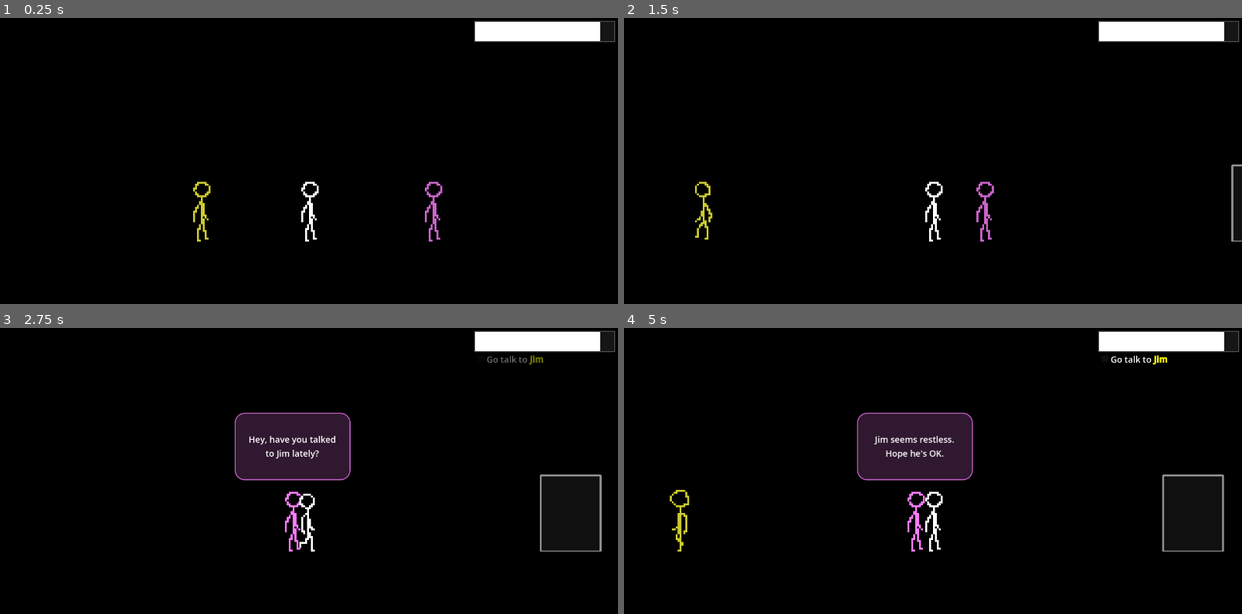
Above: before the commit, frames 1-4 (two rows, left to right).
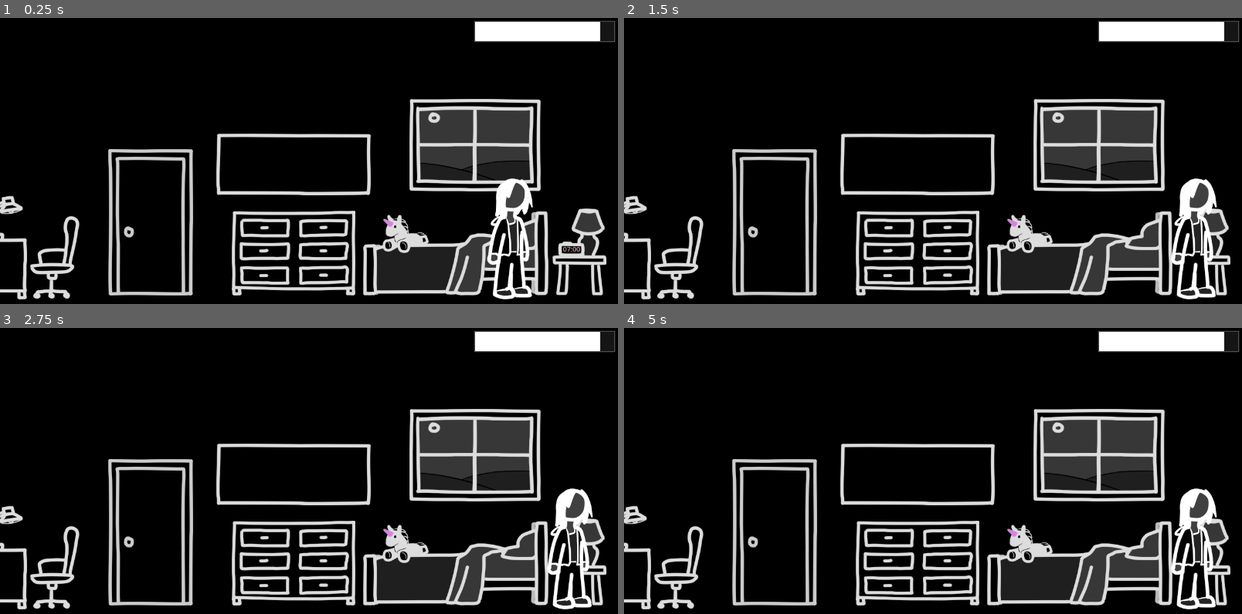
Above: after the commit, the same moments.

Repository: Fuzzlewuzzlekins/lysander-gdscript
Game: Godot game, scene res://levels/bedroom.tscn
The game is run twice, just before and just after one commit, with the same random seed, the same clock (stepped at 60 frames per second) and the same inputs. Before the commit the project starts from res://levels/test_scene.tscn.
Inputs (mouse positions are in pixels of both pictures, inside the frame that each line leads up to):
- Up to frame 1 (0.25 s): no input
- Up to frame 2 (1.5 s): tap Enter at 0.5 s; hold Right (move_right) 0.53-1.28 s; tap E (interact) at 0.6, 1.35 s; hold Down (sit_down) from 1.28 s (still down)
- Up to frame 3 (2.75 s): release Down (sit_down) at 2.03 s; hold Right (move_right) from 2.03 s (still down); tap Shift (toggle_sit) at 2.1 s; tap E (interact) at 2.3 s
- Up to frame 4 (5 s): release Right (move_right) at 2.75 s; click (1167, 359) at 2.75 s, where only the run before the commit has a clickable "Go talk to [b][color=yellow]J…"; click (1167, 359) at 3.5 s, where only the run before the commit has a clickable "Go talk to [b][color=yellow]J…"; tap Space at 4.25 s; hold Up (stand_up) from 4.28 s (still down); tap E (interact) at 4.35 s

The runs differ from the first frame. In frame 1, 21% of the frame differs, in the area x 0-99%, y 28-99%; in frame 2, 21%; in frame 3, 25%; in frame 4, 25%, in the area x 0-99%, y 9-99%.

Commit message:
Build first draft of bedroom, living room scenes

Diff:
--- a/elements/dialogue_box.tscn
+++ b/elements/dialogue_box.tscn
@@ -28,9 +28,9 @@
 anchor_right = 0.5
 anchor_bottom = 1.0
 offset_left = -100.0
-offset_top = -200.0
+offset_top = -232.0
 offset_right = 100.0
-offset_bottom = -100.0
+offset_bottom = -132.0
 grow_horizontal = 2
 grow_vertical = 0
 theme_override_styles/panel = SubResource("StyleBoxFlat_n23yb")
--- a/elements/exit.gd
+++ b/elements/exit.gd
@@ -15,6 +15,7 @@
 
 
 func _ready() -> void:
+	modulate.a = dullness
 	$Label.modulate.a = 0.0
 
 
@@ -26,7 +27,7 @@
 			if task.turn_in == self:
 				turn_in.emit(task)
 		# If not locked, let player change scene
-		if !lock_message:
+		if prerequisites.size() == 0 and !lock_message:
 			get_tree().change_scene_to_packed(next_scene)
 
 
--- a/elements/exit.tscn
+++ b/elements/exit.tscn
@@ -15,7 +15,7 @@
 corner_radius_top_right = 2
 
 [sub_resource type="RectangleShape2D" id="RectangleShape2D_mlcv5"]
-size = Vector2(128, 160)
+size = Vector2(144, 288)
 
 [node name="Exit" type="Area2D"]
 script = ExtResource("1_6sfst")
--- a/elements/hud.gd
+++ b/elements/hud.gd
@@ -19,15 +19,16 @@
 
 
 func _on_entity_turn_in(task: CheckBox) -> void:
-	# Spend energy
+	# Spend energy, kill warn animation
+	task_current_warning = null
+	if task_warn_tween:
+		task_warn_tween.kill()
+		task_warn_tween = null
 	Gamestate.current_energy -= task.energy_cost
 	$TopRightPanel/EnergyBarBase.value = Gamestate.current_energy
 	$TopRightPanel/EnergyBarBase.self_modulate = Color.WHITE
 	$TopRightPanel/EnergyBarBase/EnergyBarOverlay.value = Gamestate.current_energy
-	task_current_warning = null
-	if task_warn_tween:
-		task_warn_tween.kill()
-		task_warn_tween = null
+	task.modulate.a = 1.0
 	# Clear task
 	Gamestate.active_tasks.erase(task)
 	task.button_pressed = true
@@ -45,7 +46,9 @@
 		$TopRightPanel/EnergyBarBase/EnergyBarOverlay.value -= task.energy_cost
 		task_warn_tween = get_tree().create_tween().set_loops()
 		task_warn_tween.tween_property($TopRightPanel/EnergyBarBase, "self_modulate:a", 0.0, 0.5)
+		task_warn_tween.parallel().tween_property(task, "modulate:a", 0.5, 0.5)
 		task_warn_tween.tween_property($TopRightPanel/EnergyBarBase, "self_modulate:a", 1.0, 0.5)
+		task_warn_tween.parallel().tween_property(task, "modulate:a", 1.0, 0.5)
 		if task.energy_cost > Gamestate.current_energy:
 			$TopRightPanel/EnergyBarBase.self_modulate = Color.RED
 	elif task.energy_cost < 0:
@@ -53,16 +56,19 @@
 		$TopRightPanel/EnergyBarBase.value -= task.energy_cost
 		task_warn_tween = get_tree().create_tween().set_loops()
 		task_warn_tween.tween_property($TopRightPanel/EnergyBarBase, "self_modulate:a", 0.0, 0.5)
+		task_warn_tween.parallel().tween_property(task, "modulate:a", 0.5, 0.5)
 		task_warn_tween.tween_property($TopRightPanel/EnergyBarBase, "self_modulate:a", 1.0, 0.5)
+		task_warn_tween.parallel().tween_property(task, "modulate:a", 1.0, 0.5)
 		$TopRightPanel/EnergyBarBase.self_modulate = Color.GREEN
 
 
 func _on_entity_turn_in_unwarn(task: CheckBox) -> void:
 	if task_current_warning == task:
 		task_current_warning = null
+		if task_warn_tween:
+			task_warn_tween.kill()
+			task_warn_tween = null
 		$TopRightPanel/EnergyBarBase.value = Gamestate.current_energy
 		$TopRightPanel/EnergyBarBase.self_modulate = Color.WHITE
 		$TopRightPanel/EnergyBarBase/EnergyBarOverlay.value = Gamestate.current_energy
-		if task_warn_tween:
-			task_warn_tween.kill()
-			task_warn_tween = null
+		task.modulate.a = 1.0
--- a/elements/npc.tscn
+++ b/elements/npc.tscn
@@ -145,7 +145,7 @@
 }]
 
 [sub_resource type="RectangleShape2D" id="RectangleShape2D_i3pqv"]
-size = Vector2(64, 128)
+size = Vector2(96, 248)
 
 [node name="NPC" type="Area2D"]
 script = ExtResource("1_xxcha")
--- a/elements/player.gd
+++ b/elements/player.gd
@@ -12,7 +12,8 @@
 
 
 func _ready() -> void:
-	var background = get_parent().find_child("Background")
+	#var background = get_parent().find_child("Background")
+	var background = get_tree().current_scene.find_child("Background")
 	if background:
 		scene_bound_right = (background as ColorRect).size.x
 		print("Found Background of width: %f", scene_bound_right)
--- a/elements/player.tscn
+++ b/elements/player.tscn
@@ -144,7 +144,7 @@
 }]
 
 [sub_resource type="RectangleShape2D" id="RectangleShape2D_i3pqv"]
-size = Vector2(64, 128)
+size = Vector2(96, 256)
 
 [node name="Player" type="Area2D"]
 script = ExtResource("1_onrkg")
--- a/elements/task.tscn
+++ b/elements/task.tscn
@@ -3,17 +3,17 @@
 [ext_resource type="Script" uid="uid://bjyhhxc2ovsw6" path="res://elements/task.gd" id="1_3qm7i"]
 
 [node name="Task" type="CheckBox"]
-offset_right = 256.0
+offset_right = 288.0
 offset_bottom = 32.0
 theme_override_font_sizes/font_size = 18
 button_mask = 0
 expand_icon = true
 script = ExtResource("1_3qm7i")
 
-[node name="RichTextLabel" type="RichTextLabel" parent="."]
+[node name="Label" type="RichTextLabel" parent="."]
 layout_mode = 0
 offset_left = 24.0
-offset_right = 256.0
+offset_right = 288.0
 offset_bottom = 32.0
 theme_override_font_sizes/normal_font_size = 18
 theme_override_font_sizes/bold_font_size = 18
--- /dev/null
+++ b/levels/bedroom.tscn
@@ -0,0 +1,143 @@
+[gd_scene load_steps=18 format=3 uid="uid://cckhdrlnfx5c7"]
+
+[ext_resource type="PackedScene" uid="uid://cds4k72xvmuhp" path="res://elements/exit.tscn" id="1_y2yle"]
+[ext_resource type="PackedScene" uid="uid://d0dn1m0mgpbha" path="res://levels/living_room.tscn" id="2_y2yle"]
+[ext_resource type="Texture2D" uid="uid://mfliidafjdvl" path="res://assets/door.png" id="3_kajri"]
+[ext_resource type="Texture2D" uid="uid://dvsv8dpmihmei" path="res://assets/mirror.png" id="4_m4o02"]
+[ext_resource type="Texture2D" uid="uid://c71hgk2afj1va" path="res://assets/window_morning.png" id="5_7dtq1"]
+[ext_resource type="Texture2D" uid="uid://cpyfimd8kc7ja" path="res://assets/dresser.png" id="6_7cjcd"]
+[ext_resource type="Texture2D" uid="uid://nccosl28nyxu" path="res://assets/bed_back.png" id="7_nl1ow"]
+[ext_resource type="Texture2D" uid="uid://bm0lamrqlngmj" path="res://assets/bed.png" id="8_eaqy0"]
+[ext_resource type="Texture2D" uid="uid://rihcyducdja0" path="res://assets/plush.png" id="9_cihrr"]
+[ext_resource type="Texture2D" uid="uid://b44742yx7v4lj" path="res://assets/end_table.png" id="10_feehn"]
+[ext_resource type="Texture2D" uid="uid://bq4r6gh84io6e" path="res://assets/alarm.png" id="11_p4vkl"]
+[ext_resource type="PackedScene" uid="uid://bfhhyigp58xxk" path="res://elements/player.tscn" id="12_mkqlh"]
+[ext_resource type="Texture2D" uid="uid://cw0xjeni01nll" path="res://assets/lysander_idle_temp.png" id="13_lwrpj"]
+[ext_resource type="Texture2D" uid="uid://b2ob5eq03tysd" path="res://assets/desk.png" id="14_sofmq"]
+[ext_resource type="Texture2D" uid="uid://dlny5mgi7r2oh" path="res://assets/desk_chair.png" id="15_1f4of"]
+[ext_resource type="PackedScene" uid="uid://b36tyxmpgb1cq" path="res://elements/dialogue_box.tscn" id="16_ipsgu"]
+[ext_resource type="PackedScene" uid="uid://bue6448e60wtb" path="res://elements/hud.tscn" id="17_pekuo"]
+
+[node name="Bedroom" type="Node2D"]
+
+[node name="Background" type="ColorRect" parent="."]
+offset_right = 1344.0
+offset_bottom = 800.0
+color = Color(0, 0, 0, 1)
+
+[node name="SceneElements" type="Node" parent="."]
+
+[node name="Exit" parent="SceneElements" node_paths=PackedStringArray("target_player") instance=ExtResource("1_y2yle")]
+position = Vector2(376, 424)
+target_player = NodePath("../Player")
+next_scene = ExtResource("2_y2yle")
+next_scene_hint = "Living room"
+metadata/_edit_group_ = true
+
+[node name="Panel" parent="SceneElements/Exit" index="1"]
+visible = false
+
+[node name="CollisionShape2D" parent="SceneElements/Exit" index="2"]
+position = Vector2(0, 8)
+
+[node name="Label" parent="SceneElements/Exit" index="3"]
+offset_top = -176.0
+offset_bottom = -153.0
+
+[node name="Door" type="Sprite2D" parent="SceneElements/Exit"]
+texture = ExtResource("3_kajri")
+
+[node name="Mirror" type="Sprite2D" parent="SceneElements"]
+modulate = Color(0.8666667, 0.8666667, 0.8666667, 1)
+position = Vector2(672, 304)
+texture = ExtResource("4_m4o02")
+
+[node name="WindowMorning" type="Sprite2D" parent="SceneElements"]
+modulate = Color(0.8666667, 0.8666667, 0.8666667, 1)
+position = Vector2(1048, 264)
+texture = ExtResource("5_7dtq1")
+
+[node name="Dresser" type="Sprite2D" parent="SceneElements"]
+modulate = Color(0.8666667, 0.8666667, 0.8666667, 1)
+position = Vector2(672, 488)
+texture = ExtResource("6_7cjcd")
+
+[node name="BedBack" type="Sprite2D" parent="SceneElements"]
+modulate = Color(0.73333335, 0.73333335, 0.73333335, 1)
+position = Vector2(1008, 488)
+texture = ExtResource("7_nl1ow")
+
+[node name="Bed" type="Sprite2D" parent="SceneElements"]
+modulate = Color(0.8666667, 0.8666667, 0.8666667, 1)
+position = Vector2(1008, 488)
+texture = ExtResource("8_eaqy0")
+
+[node name="Plush" type="Sprite2D" parent="SceneElements"]
+modulate = Color(0.8666667, 0.8666667, 0.8666667, 1)
+position = Vector2(904, 448)
+texture = ExtResource("9_cihrr")
+
+[node name="EndTable" type="Sprite2D" parent="SceneElements"]
+modulate = Color(0.8666667, 0.8666667, 0.8666667, 1)
+position = Vector2(1264, 480)
+texture = ExtResource("10_feehn")
+
+[node name="Alarm" type="Sprite2D" parent="SceneElements"]
+modulate = Color(0.8666667, 0.8666667, 0.8666667, 1)
+position = Vector2(1248, 480)
+texture = ExtResource("11_p4vkl")
+
+[node name="Label" type="Label" parent="SceneElements/Alarm"]
+modulate = Color(1, 0.735357, 0.735357, 1)
+anchors_preset = 8
+anchor_left = 0.5
+anchor_top = 0.5
+anchor_right = 0.5
+anchor_bottom = 0.5
+offset_left = -52.5
+offset_top = -27.5
+offset_right = -11.5
+offset_bottom = -4.5
+grow_horizontal = 2
+grow_vertical = 2
+theme_override_font_sizes/font_size = 14
+text = "07:00"
+horizontal_alignment = 1
+vertical_alignment = 1
+
+[node name="Player" parent="SceneElements" instance=ExtResource("12_mkqlh")]
+position = Vector2(1120, 456)
+metadata/_edit_group_ = true
+
+[node name="AnimatedSprite2D" parent="SceneElements/Player" index="0"]
+visible = false
+
+[node name="LysanderIdleTemp" type="Sprite2D" parent="SceneElements/Player"]
+texture = ExtResource("13_lwrpj")
+
+[node name="Camera2D" type="Camera2D" parent="SceneElements/Player"]
+limit_left = 0
+limit_top = 0
+limit_right = 1344
+limit_bottom = 800
+
+[node name="Desk" type="Sprite2D" parent="SceneElements"]
+modulate = Color(0.8666667, 0.8666667, 0.8666667, 1)
+position = Vector2(64, 472)
+texture = ExtResource("14_sofmq")
+
+[node name="DeskChair" type="Sprite2D" parent="SceneElements"]
+modulate = Color(0.8666667, 0.8666667, 0.8666667, 1)
+position = Vector2(176, 496)
+texture = ExtResource("15_1f4of")
+
+[node name="DialogueBox" parent="." instance=ExtResource("16_ipsgu")]
+
+[node name="HUD" parent="." instance=ExtResource("17_pekuo")]
+
+[connection signal="highlight" from="SceneElements/Player" to="SceneElements/Exit" method="_on_player_highlight"]
+[connection signal="interact" from="SceneElements/Player" to="SceneElements/Exit" method="_on_player_interact"]
+[connection signal="unhighlight" from="SceneElements/Player" to="SceneElements/Exit" method="_on_player_unhighlight"]
+
+[editable path="SceneElements/Exit"]
+[editable path="SceneElements/Player"]
--- /dev/null
+++ b/levels/living_room.tscn
@@ -0,0 +1,249 @@
+[gd_scene load_steps=24 format=3 uid="uid://d0dn1m0mgpbha"]
+
+[ext_resource type="PackedScene" uid="uid://cds4k72xvmuhp" path="res://elements/exit.tscn" id="1_alyfl"]
+[ext_resource type="PackedScene" uid="uid://bipuq40godms2" path="res://levels/test_scene.tscn" id="2_sifur"]
+[ext_resource type="Texture2D" uid="uid://mfliidafjdvl" path="res://assets/door.png" id="3_iyfjq"]
+[ext_resource type="PackedScene" uid="uid://bfhhyigp58xxk" path="res://elements/player.tscn" id="4_qrlfb"]
+[ext_resource type="Texture2D" uid="uid://cw0xjeni01nll" path="res://assets/lysander_idle_temp.png" id="5_wci2e"]
+[ext_resource type="Texture2D" uid="uid://hnvqpbvcaf7b" path="res://assets/dining_chair_2.png" id="6_fx3kc"]
+[ext_resource type="Texture2D" uid="uid://op3pg6kud00v" path="res://assets/dad_idle_temp.png" id="6_iyfjq"]
+[ext_resource type="Texture2D" uid="uid://cbabk8riuns6g" path="res://assets/dining_table_back.png" id="7_ao43s"]
+[ext_resource type="Texture2D" uid="uid://d3buu1yodqn1u" path="res://assets/dining_chair_1.png" id="8_copq6"]
+[ext_resource type="Texture2D" uid="uid://xbkiajmfcgav" path="res://assets/dining_table.png" id="9_cuwug"]
+[ext_resource type="Texture2D" uid="uid://b44742yx7v4lj" path="res://assets/end_table.png" id="10_0em5k"]
+[ext_resource type="PackedScene" uid="uid://b6rg1hfp63y7e" path="res://elements/npc.tscn" id="11_4jr8h"]
+[ext_resource type="Script" uid="uid://bg13hbqhqin30" path="res://elements/behavior.gd" id="12_brvyb"]
+[ext_resource type="Texture2D" uid="uid://o2jlvaakw1na" path="res://assets/mom_idle_temp.png" id="12_qrlfb"]
+[ext_resource type="Texture2D" uid="uid://c3vlh571vg7kh" path="res://assets/emmeline_idle_temp.png" id="13_b7rwi"]
+[ext_resource type="PackedScene" uid="uid://b36tyxmpgb1cq" path="res://elements/dialogue_box.tscn" id="16_wci2e"]
+[ext_resource type="PackedScene" uid="uid://cwfxmpapwke63" path="res://elements/task.tscn" id="17_ao43s"]
+[ext_resource type="PackedScene" uid="uid://bue6448e60wtb" path="res://elements/hud.tscn" id="17_fx3kc"]
+
+[sub_resource type="Gradient" id="Gradient_ao43s"]
+
+[sub_resource type="GradientTexture1D" id="GradientTexture1D_copq6"]
+gradient = SubResource("Gradient_ao43s")
+
+[sub_resource type="Resource" id="Resource_ao43s"]
+resource_local_to_scene = true
+resource_name = "Behavior"
+script = ExtResource("12_brvyb")
+animation = "idle"
+duration = 1.0
+
+[sub_resource type="Resource" id="Resource_copq6"]
+resource_local_to_scene = true
+resource_name = "Behavior"
+script = ExtResource("12_brvyb")
+animation = "idle"
+duration = 1.0
+
+[sub_resource type="Resource" id="Resource_cuwug"]
+resource_local_to_scene = true
+resource_name = "Behavior"
+script = ExtResource("12_brvyb")
+animation = "idle"
+duration = 1.0
+
+[node name="LivingRoom" type="Node2D"]
+
+[node name="Background" type="ColorRect" parent="."]
+offset_right = 1344.0
+offset_bottom = 800.0
+color = Color(0, 0, 0, 1)
+
+[node name="SceneElements" type="Node" parent="."]
+
+[node name="Exit" parent="SceneElements" node_paths=PackedStringArray("target_player") instance=ExtResource("1_alyfl")]
+position = Vector2(856, 424)
+target_player = NodePath("../Player")
+next_scene_hint = "Bedroom"
+metadata/_edit_group_ = true
+
+[node name="Panel" parent="SceneElements/Exit" index="1"]
+visible = false
+
+[node name="CollisionShape2D" parent="SceneElements/Exit" index="2"]
+position = Vector2(0, 8)
+
+[node name="Label" parent="SceneElements/Exit" index="3"]
+offset_top = -176.0
+offset_bottom = -153.0
+
+[node name="Door" type="Sprite2D" parent="SceneElements/Exit"]
+texture = ExtResource("3_iyfjq")
+
+[node name="Exit2" parent="SceneElements" node_paths=PackedStringArray("target_player", "prerequisites") instance=ExtResource("1_alyfl")]
+position = Vector2(1272, 448)
+target_player = NodePath("../Player")
+dullness = 0.1
+next_scene = ExtResource("2_sifur")
+next_scene_hint = "Leave for school"
+prerequisites = [NodePath("../NPCMom/Task")]
+lock_message = "Need car keys"
+
+[node name="Sprite2D" parent="SceneElements/Exit2" index="0"]
+visible = true
+position = Vector2(63.999985, -16.000008)
+scale = Vector2(1.0624996, 288.00003)
+texture = SubResource("GradientTexture1D_copq6")
+
+[node name="Panel" parent="SceneElements/Exit2" index="1"]
+visible = false
+
+[node name="Label" parent="SceneElements/Exit2" index="3"]
+offset_left = -56.0
+offset_top = -184.0
+offset_right = 56.0
+offset_bottom = -161.0
+horizontal_alignment = 2
+
+[node name="NPCDad" parent="SceneElements" node_paths=PackedStringArray("target_player") instance=ExtResource("11_4jr8h")]
+position = Vector2(408, 448)
+target_player = NodePath("../Player")
+tint = Color(0.39607844, 1, 0.56078434, 1)
+behaviors = Array[Resource]([SubResource("Resource_ao43s")])
+idle_dialogue = Array[String](["I'm taking Emma to school today."])
+metadata/_edit_group_ = true
+
+[node name="AnimatedSprite2D" parent="SceneElements/NPCDad" index="0"]
+visible = false
+
+[node name="CollisionShape2D" parent="SceneElements/NPCDad" index="1"]
+position = Vector2(0, 4)
+
+[node name="DadIdleTemp" type="Sprite2D" parent="SceneElements/NPCDad"]
+modulate = Color(0.39607844, 1, 0.56078434, 1)
+texture = ExtResource("6_iyfjq")
+
+[node name="DiningChair2" type="Sprite2D" parent="SceneElements"]
+modulate = Color(0.8666667, 0.8666667, 0.8666667, 1)
+position = Vector2(496, 496)
+texture = ExtResource("6_fx3kc")
+
+[node name="DiningTableBack" type="Sprite2D" parent="SceneElements"]
+modulate = Color(0.8666667, 0.8666667, 0.8666667, 1)
+position = Vector2(504, 512)
+texture = ExtResource("7_ao43s")
+
+[node name="DiningChair1" type="Sprite2D" parent="SceneElements"]
+modulate = Color(0.8666667, 0.8666667, 0.8666667, 1)
+position = Vector2(376, 496)
+texture = ExtResource("8_copq6")
+
+[node name="DiningChair3" type="Sprite2D" parent="SceneElements"]
+modulate = Color(0.8666667, 0.8666667, 0.8666667, 1)
+position = Vector2(632, 496)
+texture = ExtResource("8_copq6")
+flip_h = true
+
+[node name="DiningTable" type="Sprite2D" parent="SceneElements"]
+modulate = Color(0.8666667, 0.8666667, 0.8666667, 1)
+position = Vector2(504, 512)
+texture = ExtResource("9_cuwug")
+
+[node name="NPCEmma" parent="SceneElements" node_paths=PackedStringArray("target_player") instance=ExtResource("11_4jr8h")]
+position = Vector2(296, 460)
+target_player = NodePath("../Player")
+tint = Color(1, 0.5294118, 0.81960785, 1)
+behaviors = Array[Resource]([SubResource("Resource_copq6")])
+idle_dialogue = Array[String](["Dad, we're gonna be late!"])
+metadata/_edit_group_ = true
+
+[node name="AnimatedSprite2D" parent="SceneElements/NPCEmma" index="0"]
+visible = false
+
+[node name="CollisionShape2D" parent="SceneElements/NPCEmma" index="1"]
+position = Vector2(0, 4)
+
+[node name="EmmelineIdleTemp" type="Sprite2D" parent="SceneElements/NPCEmma"]
+modulate = Color(1, 0.5294118, 0.81960785, 1)
+texture = ExtResource("13_b7rwi")
+
+[node name="NPCMom" parent="SceneElements" node_paths=PackedStringArray("target_player") instance=ExtResource("11_4jr8h")]
+position = Vector2(1080, 456)
+target_player = NodePath("../Player")
+tint = Color(1, 0.8980392, 0.34901962, 1)
+behaviors = Array[Resource]([SubResource("Resource_cuwug")])
+idle_dialogue = Array[String](["Have a great day at school, sweetie!"])
+assign_dialogue = "Have a great... ah, I have your keys, don't ?"
+turn_in_dialogue = "Here you are! Drive safe!"
+metadata/_edit_group_ = true
+
+[node name="AnimatedSprite2D" parent="SceneElements/NPCMom" index="0"]
+visible = false
+
+[node name="CollisionShape2D" parent="SceneElements/NPCMom" index="1"]
+position = Vector2(0, 4)
+
+[node name="MomIdleTemp" type="Sprite2D" parent="SceneElements/NPCMom"]
+modulate = Color(1, 0.8980392, 0.34901962, 1)
+texture = ExtResource("12_qrlfb")
+flip_h = true
+
+[node name="Task" parent="SceneElements/NPCMom" node_paths=PackedStringArray("turn_in") instance=ExtResource("17_ao43s")]
+offset_left = 232.0
+offset_top = -8.0
+offset_right = 488.0
+offset_bottom = 24.0
+time_cost = 0
+energy_cost = 0
+turn_in = NodePath("..")
+
+[node name="Label" parent="SceneElements/NPCMom/Task" index="0"]
+text = "Get car keys from [color=yellow]Mom[/color]"
+
+[node name="EndTable" type="Sprite2D" parent="SceneElements"]
+modulate = Color(0.8666667, 0.8666667, 0.8666667, 1)
+position = Vector2(72, 480)
+texture = ExtResource("10_0em5k")
+
+[node name="Player" parent="SceneElements" instance=ExtResource("4_qrlfb")]
+position = Vector2(856, 456)
+metadata/_edit_group_ = true
+
+[node name="AnimatedSprite2D" parent="SceneElements/Player" index="0"]
+visible = false
+
+[node name="LysanderIdleTemp" type="Sprite2D" parent="SceneElements/Player"]
+texture = ExtResource("5_wci2e")
+
+[node name="Camera2D" type="Camera2D" parent="SceneElements/Player"]
+limit_left = 0
+limit_top = 0
+limit_right = 1344
+limit_bottom = 800
+
+[node name="DialogueBox" parent="." instance=ExtResource("16_wci2e")]
+
+[node name="HUD" parent="." instance=ExtResource("17_fx3kc")]
+
+[connection signal="say" from="SceneElements/NPCDad" to="DialogueBox" method="_on_npc_say"]
+[connection signal="turn_in" from="SceneElements/NPCDad" to="HUD" method="_on_entity_turn_in"]
+[connection signal="say" from="SceneElements/NPCEmma" to="DialogueBox" method="_on_npc_say"]
+[connection signal="assign" from="SceneElements/NPCMom" to="HUD" method="_on_entity_assign"]
+[connection signal="say" from="SceneElements/NPCMom" to="DialogueBox" method="_on_npc_say"]
+[connection signal="turn_in" from="SceneElements/NPCMom" to="SceneElements/Exit2" method="_on_entity_turn_in"]
+[connection signal="turn_in" from="SceneElements/NPCMom" to="HUD" method="_on_entity_turn_in"]
+[connection signal="turn_in_unwarn" from="SceneElements/NPCMom" to="HUD" method="_on_entity_turn_in_unwarn"]
+[connection signal="turn_in_warn" from="SceneElements/NPCMom" to="HUD" method="_on_entity_turn_in_warn"]
+[connection signal="highlight" from="SceneElements/Player" to="SceneElements/Exit2" method="_on_player_highlight"]
+[connection signal="highlight" from="SceneElements/Player" to="SceneElements/NPCDad" method="_on_player_highlight"]
+[connection signal="highlight" from="SceneElements/Player" to="SceneElements/NPCEmma" method="_on_player_highlight"]
+[connection signal="highlight" from="SceneElements/Player" to="SceneElements/NPCMom" method="_on_player_highlight"]
+[connection signal="interact" from="SceneElements/Player" to="SceneElements/Exit2" method="_on_player_interact"]
+[connection signal="interact" from="SceneElements/Player" to="SceneElements/NPCDad" method="_on_player_interact"]
+[connection signal="interact" from="SceneElements/Player" to="SceneElements/NPCEmma" method="_on_player_interact"]
+[connection signal="interact" from="SceneElements/Player" to="SceneElements/NPCMom" method="_on_player_interact"]
+[connection signal="unhighlight" from="SceneElements/Player" to="SceneElements/Exit2" method="_on_player_unhighlight"]
+[connection signal="unhighlight" from="SceneElements/Player" to="SceneElements/NPCDad" method="_on_player_unhighlight"]
+[connection signal="unhighlight" from="SceneElements/Player" to="SceneElements/NPCEmma" method="_on_player_unhighlight"]
+[connection signal="unhighlight" from="SceneElements/Player" to="SceneElements/NPCMom" method="_on_player_unhighlight"]
+
+[editable path="SceneElements/Exit"]
+[editable path="SceneElements/Exit2"]
+[editable path="SceneElements/NPCDad"]
+[editable path="SceneElements/NPCEmma"]
+[editable path="SceneElements/NPCMom"]
+[editable path="SceneElements/NPCMom/Task"]
+[editable path="SceneElements/Player"]
--- a/levels/test_scene.tscn
+++ b/levels/test_scene.tscn
@@ -72,7 +72,7 @@
 energy_cost = 20
 turn_in = NodePath("../../NPC2")
 
-[node name="RichTextLabel" parent="NPC/Task" index="0"]
+[node name="Label" parent="NPC/Task" index="0"]
 text = "Go talk to [b][color=yellow]Jim[/color][/b]"
 
 [node name="NPC2" parent="." node_paths=PackedStringArray("target_player") instance=ExtResource("2_vrunm")]
--- a/project.godot
+++ b/project.godot
@@ -11,7 +11,7 @@
 [application]
 
 config/name="Lysander"
-run/main_scene="uid://bipuq40godms2"
+run/main_scene="uid://cckhdrlnfx5c7"
 config/features=PackedStringArray("4.5", "Forward Plus")
 config/icon="res://icon.svg"
 
Binary file added: assets/alarm.png
Not shown, added: assets/alarm.png.import
Binary file added: assets/bed.png
Not shown, added: assets/bed.png.import
Binary file added: assets/bed_back.png
Not shown, added: assets/bed_back.png.import
Binary file added: assets/dad_idle_temp.png
Not shown, added: assets/dad_idle_temp.png.import
Binary file added: assets/desk.png
Not shown, added: assets/desk.png.import
Binary file added: assets/desk_chair.png
Not shown, added: assets/desk_chair.png.import
(and 32 more such lines)
